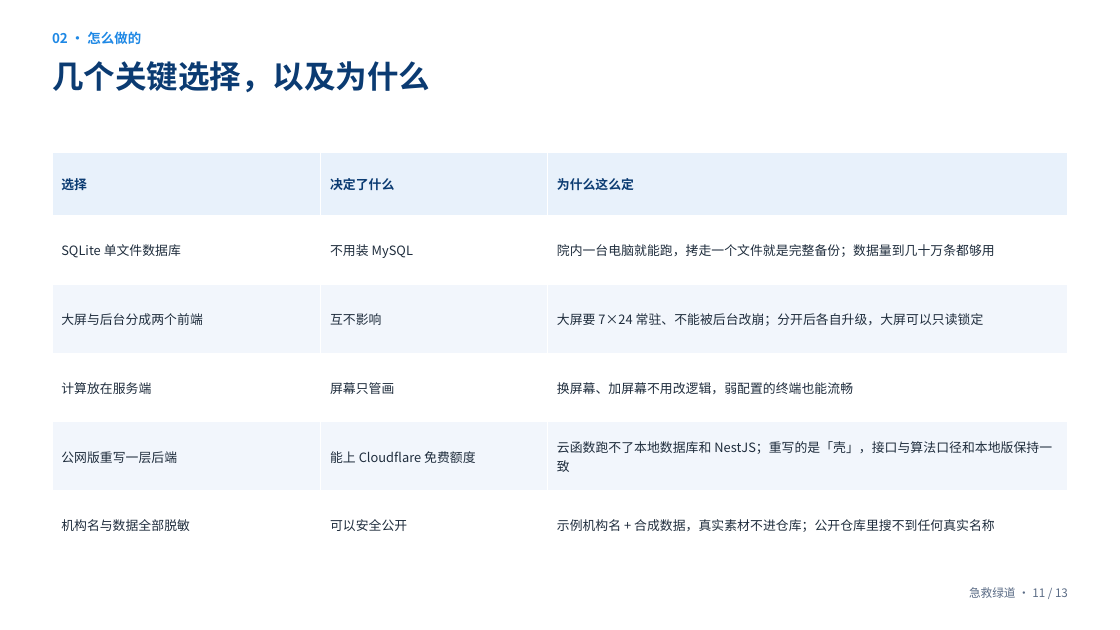
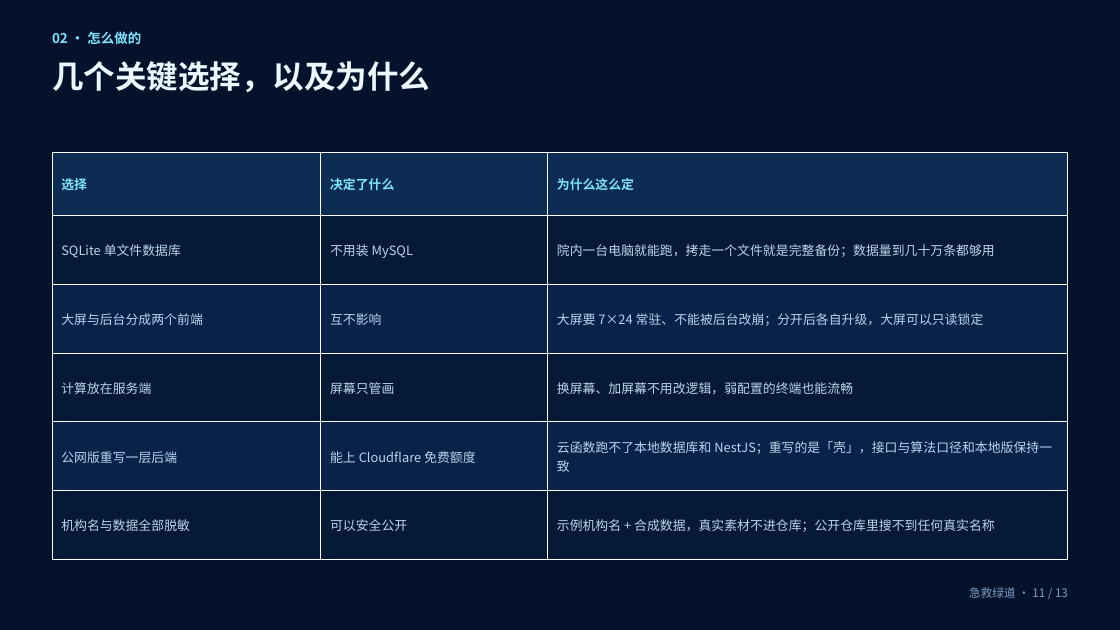
Before and after one commit to popostar11/hospital-data-platform, a slide deck: slide 11 of docs/ppt/医院数据管理平台-项目介绍.pptx. Drawn at 1120x630 pixels with LibreOffice and Linux fonts; fonts in the diff are those of the drawing. Boxes give left, top, right and bottom in pixels: in the first picture for what was removed or moved away, otherwise in the second. Text is boxed around its words. In the diff, an @@ line names an element or a change of style, - is before the commit and + after.

Commit message:
style(ppt): 两份演示稿改用大屏同色系（深色）
配色不再借用参考稿的青绿，改为直接取大屏自身的样式令牌：
  --c-bg-deep #02091A / --c-bg #04122B / 面板叠底 #08224A
  --c-line 柔和化 #1A4272 / --c-cyan #7FE3FF / --c-value #7FFFE0
  --c-text #DCEFFF / --c-text-dim #8FB4DC

改动范围：
- 两份脚本都改为令牌化配色，并支持 --light 切回浅色（便于打印）
- 内容页显式铺一层底色（深色主题必需），卡片加描边、表格换深色表头
- 深色底让大屏与后台截图与版面融为一体，比浅色底更贴合产品

顺带修掉两处构建脚本缺陷：
- band() 的两处调用误把「段落字典」当「run 列表」传入（KeyError: 't'）
- build-ppt.py 缺 import sys，且全局字符串替换误伤了调色板定义本身
  （出现 LABEL_ON_DARK = LABEL_ON_DARK 之类自引用）

验收：两份均为 16:9、0 个形状越界、check_office 结构与内容断言通过、渲染无缺字。

```diff
--- a/docs/ppt/医院数据管理平台-项目介绍.pptx
+++ b/docs/ppt/医院数据管理平台-项目介绍.pptx
@@ rectangle added at (0, 0, 1120, 630), fill #04122B @@
@@ text "02 · 怎么做的" at (52, 31, 141, 44): text colour #1E88E5 to #7FE3FF @@
@@ text "几个关键选择，以及为什么" at (52, 61, 430, 92): text colour #0B3B72 to #ECF7FF @@
@@ table at (52, 152, 1068, 560) @@
@@ fill #E8F1FB to #0C2C54 in row 1 @@
@@ fill #FFFFFF to #061A38 in 9 cells @@
@@ fill #F2F6FC to #08224A in 6 cells @@
@@ text colour #0B3B72 to #7FE3FF in "选择", "决定了什么", "为什么这么定" @@
@@ text colour #1F2D3D to #BBD4EC @@
@@ text "急救绿道 · 11 / 13" at (969, 587, 1068, 598): text colour #5A6B85 to #7E9EC4 @@
```
Also in this commit, not shown: 12 other slides changed, 3 other files.
